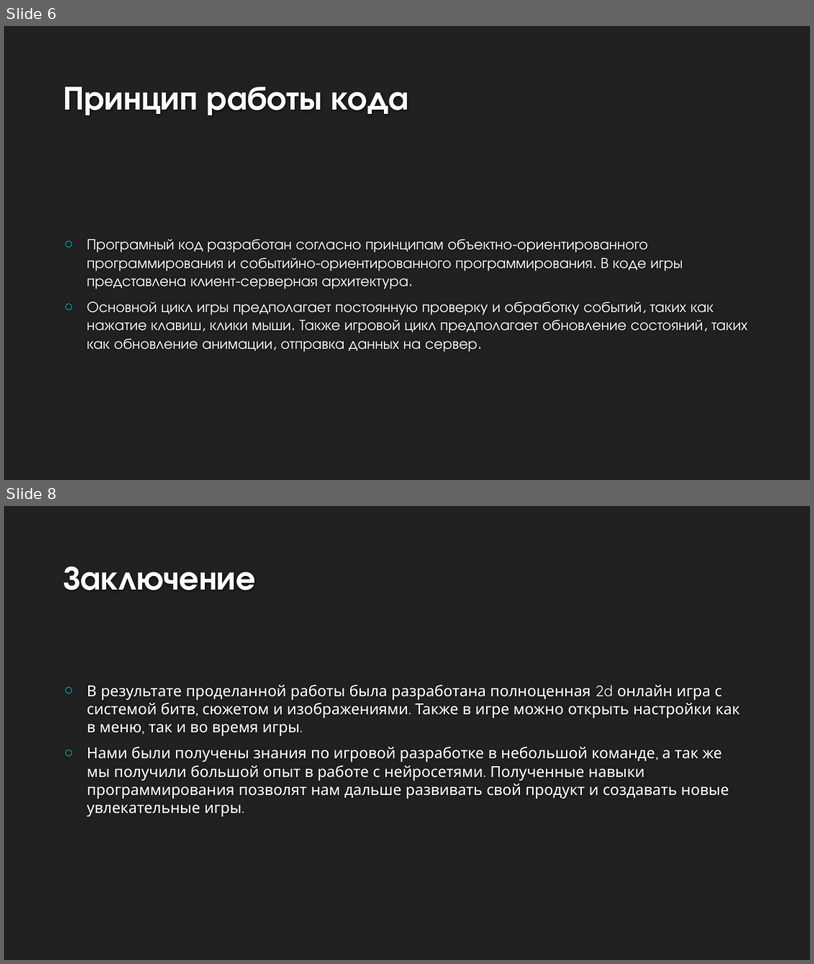
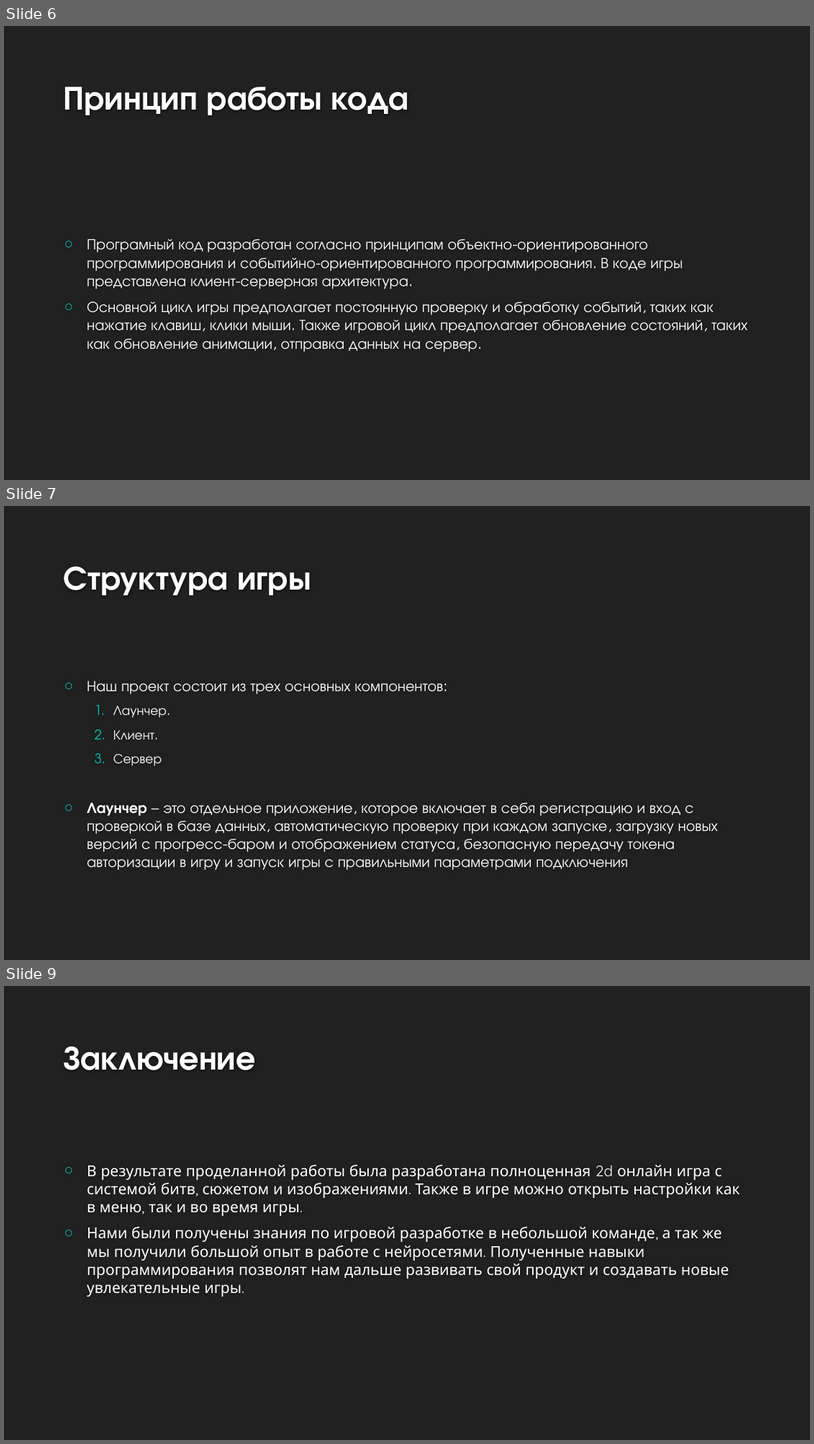
Before and after one commit to leagueofadventures/origin, a slide deck: Документация/origin.pptx. Shown one above the other, each under a label of ours: slides 6 and 8 before the commit, slides 6, 7 and 9 after it; the slides between them are not shown. The pictures are 814x964 and 814x1444 pixels, drawn with LibreOffice and Linux fonts; fonts in the diff are those of the drawing; background and template pictures are left out. Boxes give left, top, right and bottom in pixels: in the first picture for what was removed or moved away, otherwise in the second. Text is boxed around its words. In the diff, an @@ line names an element or a change of style, - is before the commit and + after.

Commit message:
ОБновлена проектная документация

```diff
--- a/Документация/origin.pptx
+++ b/Документация/origin.pptx
@@ slide 7 added at (x1=4, y1=506, x2=810, y2=960), background #212121 @@
@@ title added at (x1=64, y1=566, x2=311, y2=595), 40 pt, text #FEFEFE, bold @@
+Структура игры
@@ text added at (x1=87, y1=680, x2=718, y2=870), 18 pt, text #FFFFFF @@
+○ Наш проект состоит из трех основных компонентов:
+  1. Лаунчер.
+  2. Клиент.
+  3. Сервер
+○ Лаунчер – это отдельное приложение, которое включает в себя регистрацию и вход с проверкой в базе данных, автоматическую проверку при каждом запуске, загрузку новых версий с прогресс-баром и отображением статуса, безопасную передачу токена авторизации в игру и запуск игры с правильными параметрами подключения
@@ what was slide 8 is now slide 9 @@
```
Also in this commit, not shown: 1 other file.
